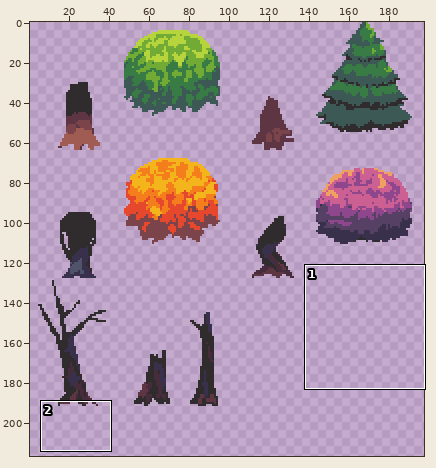
Edited in one commit: sprite sheet (scenes/garden/trees.png). Above, an overview of the earlier version with the close-up marked.
Close-up. Before the commit:
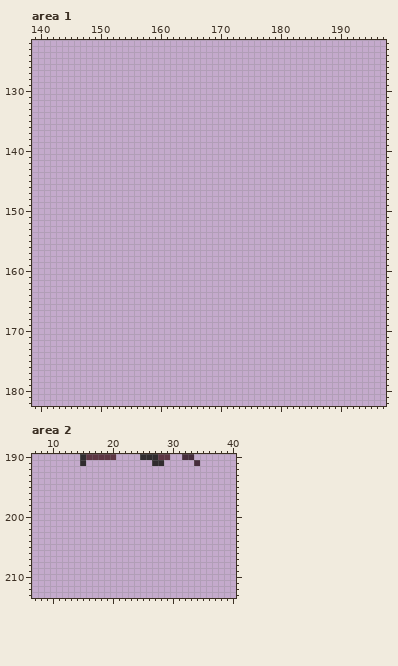
The file is 256x256 pixels. Shown: area 1: x 139..197, y 122..182; area 2: x 7..40, y 190..213. The wide view leaves out empty margins. The commit also changed other parts of the picture, which this record leaves out.
The result:
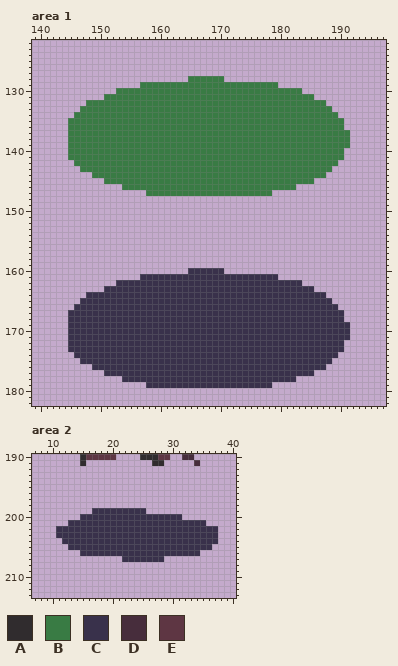
Palette (. is transparent): A #302c2e  B #397b44  C #39314b  D #472d3c  E #5e3643
The edit:
Area 1:
y 128: x 165..170 ...... -> BBBBBB
y 129: x 157..179 ....................... -> BBBBBBBBBBBBBBBBBBBBBBB
y 130: x 153..183 ............................... -> BBBBBBBBBBBBBBBBBBBBBBBBBBBBBBB
y 131: x 151..185 ................................... -> BBBBBBBBBBBBBBBBBBBBBBBBBBBBBBBBBBB
y 132: x 148..187 ........................................ -> BBBBBBBBBBBBBBBBBBBBBBBBBBBBBBBBBBBBBBBB
y 133: x 147..188 .......................................... -> BBBBBBBBBBBBBBBBBBBBBBBBBBBBBBBBBBBBBBBBBB
y 134: x 146..189 ............................................ -> BBBBBBBBBBBBBBBBBBBBBBBBBBBBBBBBBBBBBBBBBBBB
y 135..136: x 145..190 .............................................. -> BBBBBBBBBBBBBBBBBBBBBBBBBBBBBBBBBBBBBBBBBBBBBB
y 137..139: x 145..191 ............................................... -> BBBBBBBBBBBBBBBBBBBBBBBBBBBBBBBBBBBBBBBBBBBBBBB
y 140..141: x 145..190 .............................................. -> BBBBBBBBBBBBBBBBBBBBBBBBBBBBBBBBBBBBBBBBBBBBBB
y 142: x 146..189 ............................................ -> BBBBBBBBBBBBBBBBBBBBBBBBBBBBBBBBBBBBBBBBBBBB
y 143: x 147..188 .......................................... -> BBBBBBBBBBBBBBBBBBBBBBBBBBBBBBBBBBBBBBBBBB
y 144: x 149..187 ....................................... -> BBBBBBBBBBBBBBBBBBBBBBBBBBBBBBBBBBBBBBB
y 145: x 151..185 ................................... -> BBBBBBBBBBBBBBBBBBBBBBBBBBBBBBBBBBB
y 146: x 154..182 ............................. -> BBBBBBBBBBBBBBBBBBBBBBBBBBBBB
y 147: x 158..178 ..................... -> BBBBBBBBBBBBBBBBBBBBB
y 160: x 165..170 ...... -> CCCCCC
y 161: x 157..179 ....................... -> CCCCCCCCCCCCCCCCCCCCCCC
y 162: x 153..183 ............................... -> CCCCCCCCCCCCCCCCCCCCCCCCCCCCCCC
y 163: x 151..185 ................................... -> CCCCCCCCCCCCCCCCCCCCCCCCCCCCCCCCCCC
y 164: x 148..187 ........................................ -> CCCCCCCCCCCCCCCCCCCCCCCCCCCCCCCCCCCCCCCC
y 165: x 147..188 .......................................... -> CCCCCCCCCCCCCCCCCCCCCCCCCCCCCCCCCCCCCCCCCC
y 166: x 146..189 ............................................ -> CCCCCCCCCCCCCCCCCCCCCCCCCCCCCCCCCCCCCCCCCCCC
y 167..168: x 145..190 .............................................. -> CCCCCCCCCCCCCCCCCCCCCCCCCCCCCCCCCCCCCCCCCCCCCC
y 169..171: x 145..191 ............................................... -> CCCCCCCCCCCCCCCCCCCCCCCCCCCCCCCCCCCCCCCCCCCCCCC
y 172..173: x 145..190 .............................................. -> CCCCCCCCCCCCCCCCCCCCCCCCCCCCCCCCCCCCCCCCCCCCCC
y 174: x 146..189 ............................................ -> CCCCCCCCCCCCCCCCCCCCCCCCCCCCCCCCCCCCCCCCCCCC
y 175: x 147..188 .......................................... -> CCCCCCCCCCCCCCCCCCCCCCCCCCCCCCCCCCCCCCCCCC
y 176: x 149..187 ....................................... -> CCCCCCCCCCCCCCCCCCCCCCCCCCCCCCCCCCCCCCC
y 177: x 151..185 ................................... -> CCCCCCCCCCCCCCCCCCCCCCCCCCCCCCCCCCC
y 178: x 154..182 ............................. -> CCCCCCCCCCCCCCCCCCCCCCCCCCCCC
y 179: x 158..178 ..................... -> CCCCCCCCCCCCCCCCCCCCC
Area 2:
y 199: x 17..25 ......... -> CCCCCCCCC
y 200: x 15..31 ................. -> CCCCCCCCCCCCCCCCC
y 201: x 13..35 ....................... -> CCCCCCCCCCCCCCCCCCCCCCC
y 202..203: x 11..37 ........................... -> CCCCCCCCCCCCCCCCCCCCCCCCCCC
y 204: x 12..37 .......................... -> CCCCCCCCCCCCCCCCCCCCCCCCCC
y 205: x 13..36 ........................ -> CCCCCCCCCCCCCCCCCCCCCCCC
y 206: x 15..34 .................... -> CCCCCCCCCCCCCCCCCCCC
y 207: x 22..28 ....... -> CCCCCCC
Pixel boxes of the changes (left, top, right, bottom) in both close-ups:
added: (68, 76, 350, 196)
added: (68, 268, 350, 388)
added: (56, 508, 218, 562)
